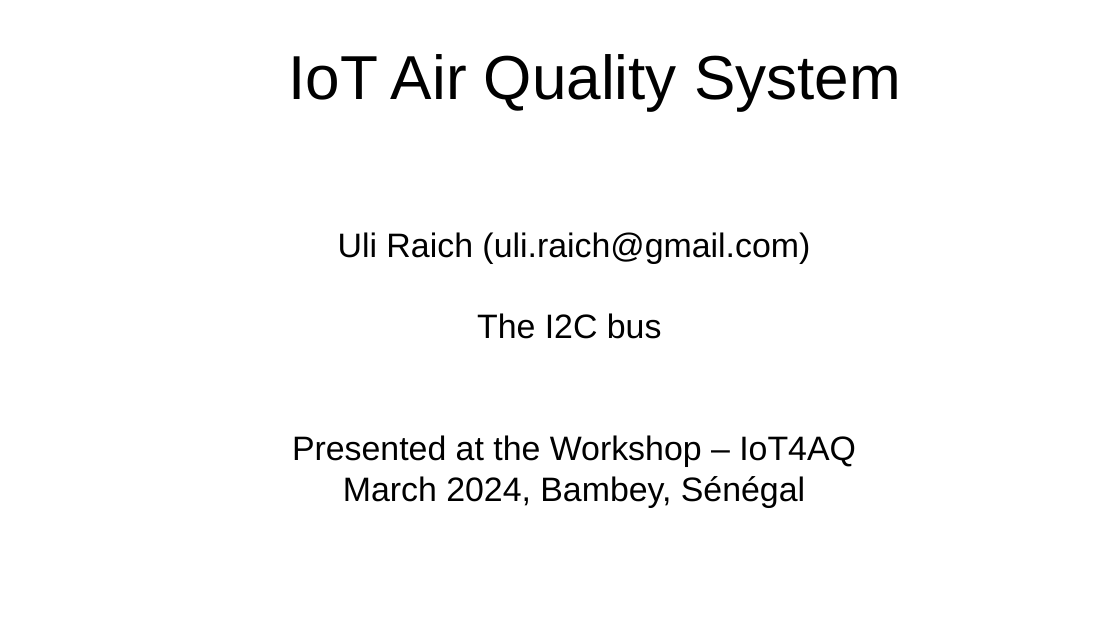
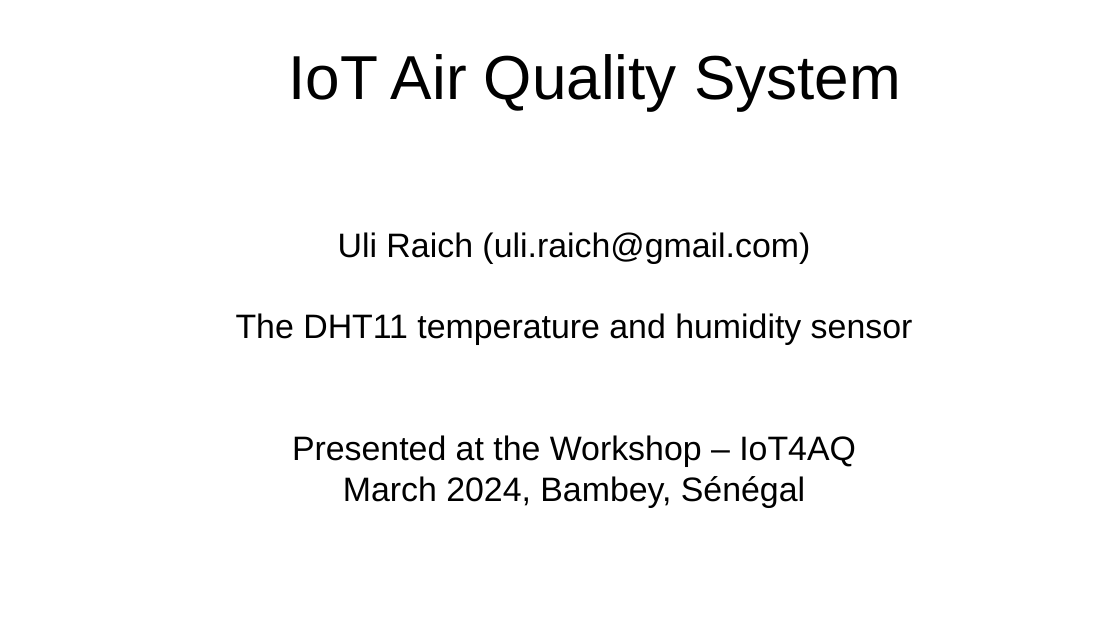
Before and after one commit to uraich/IoT4AQ, a slide deck: slide 1 of workshop/slides/iot4aq_dht11.odp. Drawn at 1120x630 pixels with LibreOffice and Linux fonts; fonts in the diff are those of the drawing; background and template pictures are left out. Boxes give left, top, right and bottom in pixels: in the first picture for what was removed or moved away, otherwise in the second. Text is boxed around its words. In the diff, an @@ line names an element or a change of style, - is before the commit and + after.

```diff
--- a/workshop/slides/iot4aq_dht11.odp
+++ b/workshop/slides/iot4aq_dht11.odp
@@ subtitle at [236,313,913,345]: text changed @@
-The I2C bus
+The DHT11 temperature and humidity sensor
```
Also in this commit, not shown: 2 other slides changed, 4 slides added, 2 slides removed.
